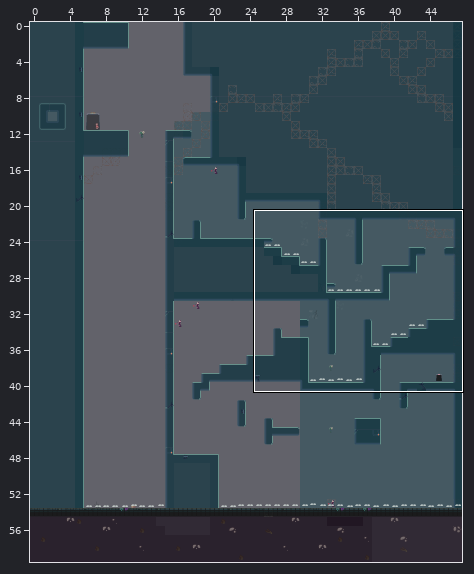
Tiled map (JSON) -- Eudaemon/assets/levels/level6.json. Above: a wide view before the commit, with the close-up outlined.
Close-up. Before the edit:
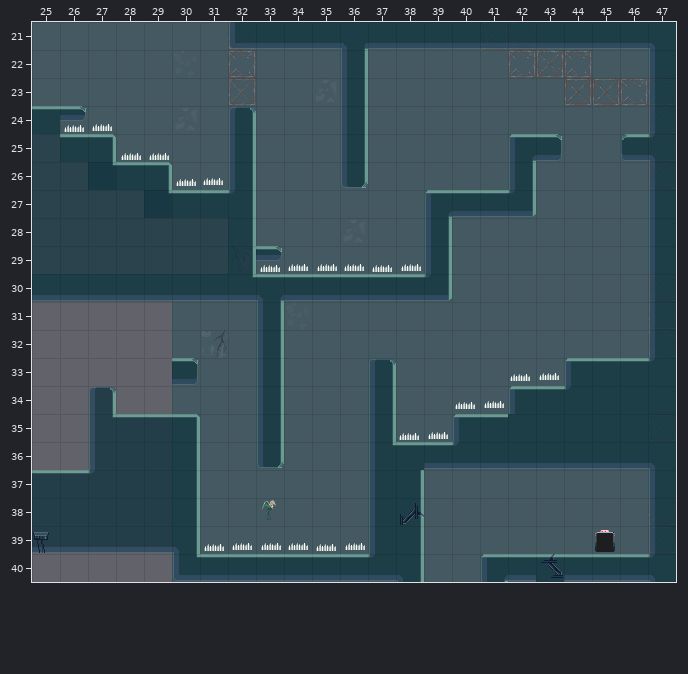
Cells are 32x32 px. Shown: x 25..47, y 21..40.
The result:
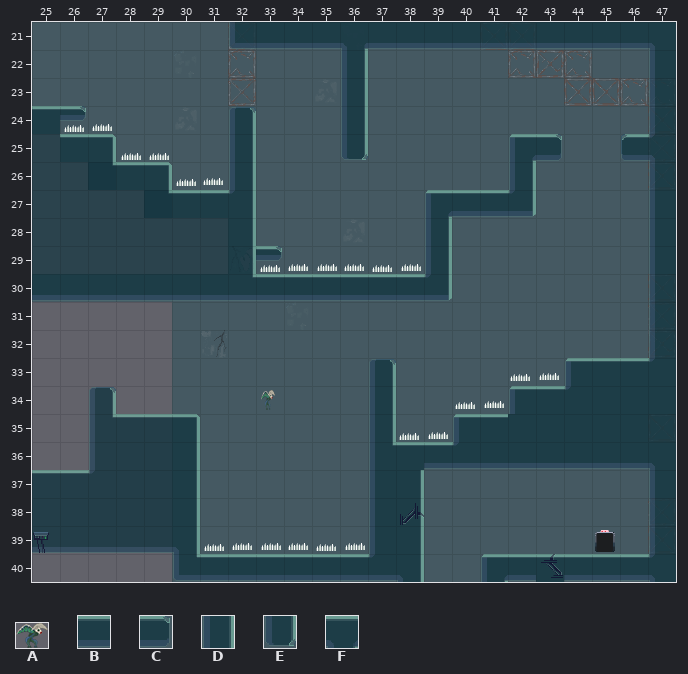
Key: from "Eudaemon Tilleset": A 80 "flyGuardian", B 137 "MetalPlatformD", C 141 "MetalPlatformRightEnd", D 148 "MetalPlatformDVert", E 152 "MetalPlatformRightEndVer", F 200 "MetalPlatformCornerVert5".
_ is an empty cell, . an unchanged one.
Objects are placed by their top-left corner, in cells (3,4 is the top-left corner of cell 3,4); size is 1x1 cell unless given.
See-through tiles are keyed as they look on the map.
Changes in this commit:
--- layer "TileLayerFG"
@@ x 36..36 @@
-25 D
-26 E
+25 E
+26 _
@@ x 30..33 @@
-30 ...F
-31 ...D
-32 ...D
-33 C..D
-34 ...D
-35 ...D
-36 ...E
+30 ...B
+31 ..._
+32 ..._
+33 _.._
+34 ..._
+35 ..._
+36 ..._
--- layer "ObjectLayer"
-A "FlyGuardian" at 33.2,38.1 size 0.5x0.7
+A "FlyGuardian" at 33.2,34.2 size 0.5x0.7
